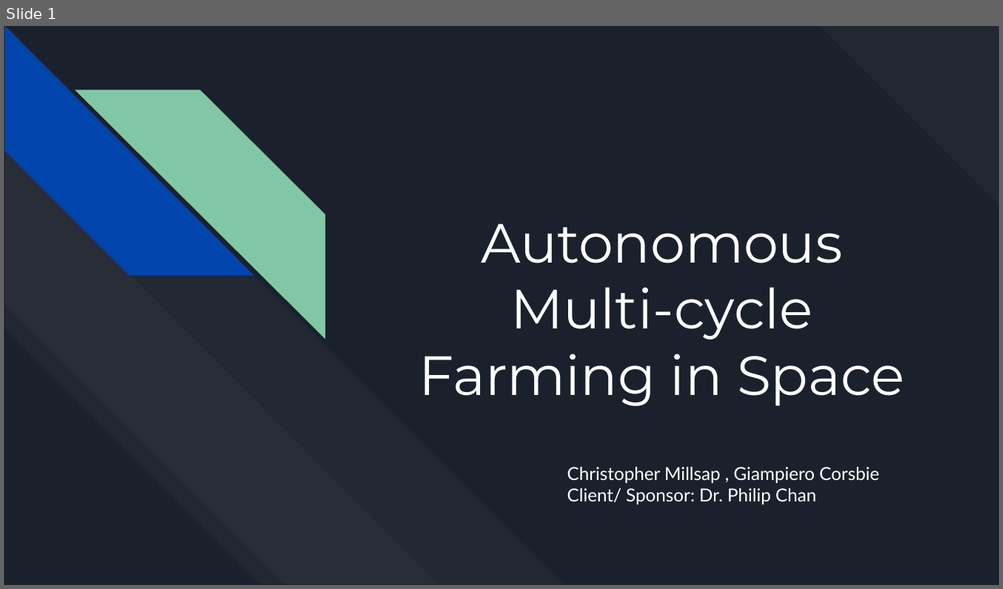
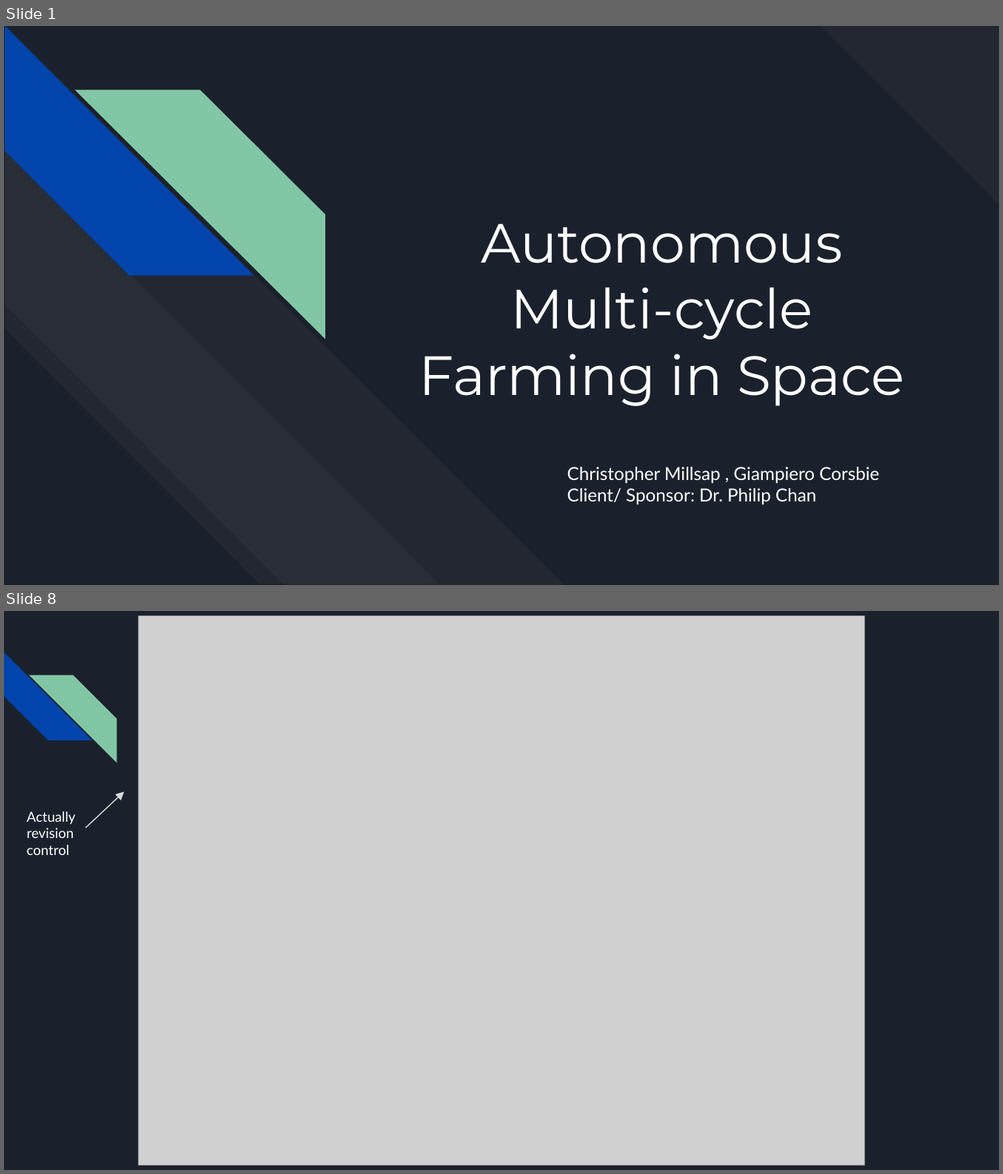
Before and after one commit to killsap/automated-multi-cycle-farming-in-space-website, a slide deck: docs/Milestone6Presentation.pptx. Shown one above the other, each under a label of ours: slide 1 before the commit, slides 1 and 8 after it; the slides between them are not shown. The pictures are 1003x589 and 1003x1174 pixels, drawn with LibreOffice and Linux fonts; fonts in the diff are those of the drawing; grey boxes stand for pictures. Boxes give left, top, right and bottom in pixels: in the first picture for what was removed or moved away, otherwise in the second. Text is boxed around its words. In the diff, an @@ line names an element or a change of style, - is before the commit and + after.

```diff
--- a/docs/Milestone6Presentation.pptx
+++ b/docs/Milestone6Presentation.pptx
@@ slide 8 added at [4,611,999,1170], background #1B212C @@
@@ picture added at [138,616,865,1166] @@
@@ diag stripe added at [4,652,91,741], fill #0145AC @@
@@ diag stripe added at [29,675,116,762], fill #82C7A5 @@
@@ arrow added from (85, 828) to (125, 792), #D9D9D9 0.75 pt @@
@@ text added at [27,812,76,855], 10 pt, text #FFFFFF @@
+Actually revision control
```
Also in this commit, not shown: 2 slides changed, 14 other slides added, 6 slides removed.
